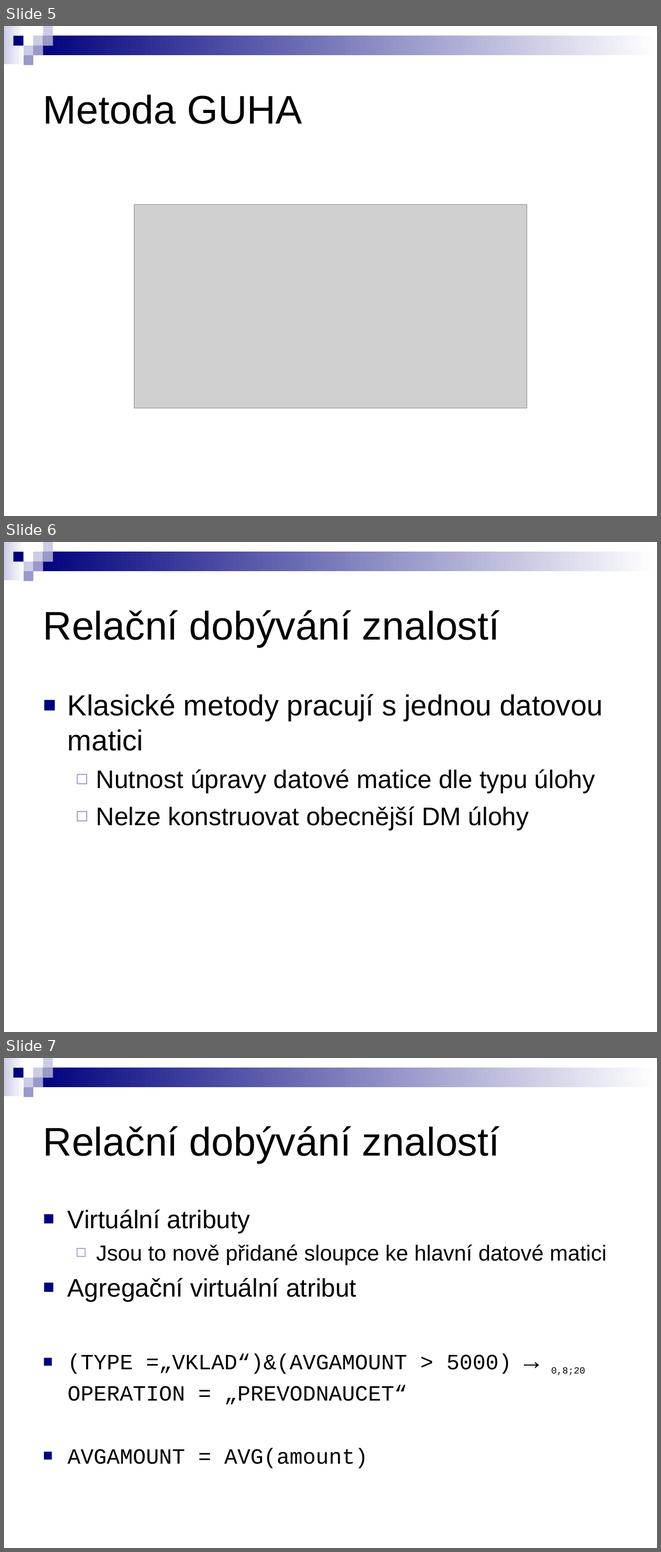
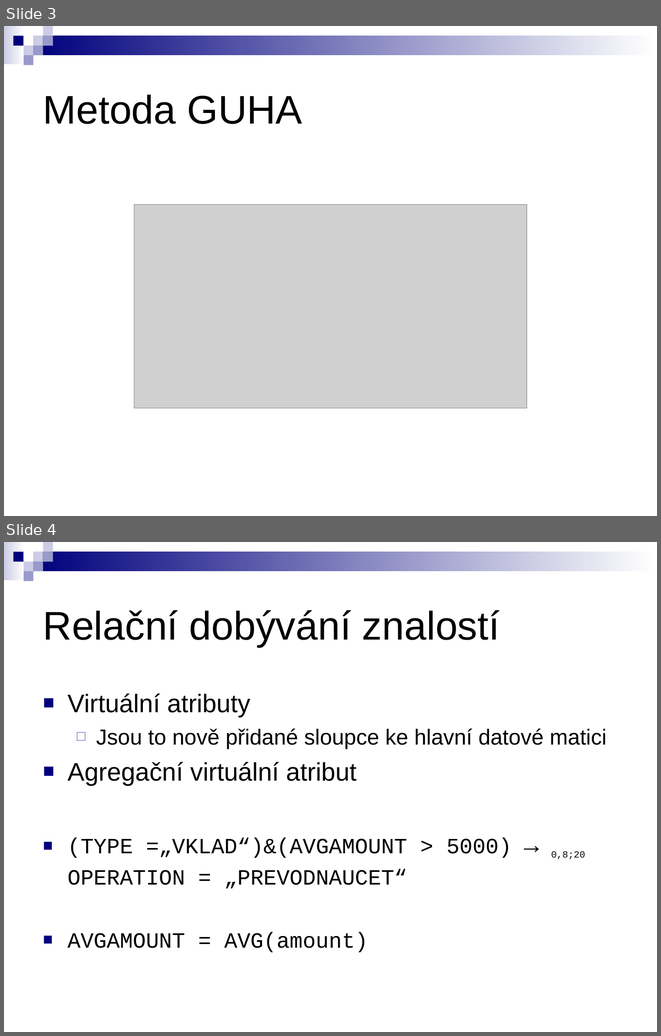
Before and after one commit to michalkovy/ferda, a slide deck: publications/diplomky/kuzmos/Prezentace/Relační GUHA procedury.ppt. Shown one above the other, each under a label of ours: slides 5, 6 and 7 before the commit, slides 3 and 4 after it. The pictures are 661x1552 and 661x1036 pixels, drawn with LibreOffice and Linux fonts; fonts in the diff are those of the drawing; grey boxes stand for pictures. Boxes give left, top, right and bottom in pixels: in the first picture for what was removed or moved away, otherwise in the second. Text is boxed around its words. In the diff, an @@ line names an element or a change of style, - is before the commit and + after.

```diff
--- a/publications/diplomky/kuzmos/Prezentace/Relační GUHA procedury.ppt
+++ b/publications/diplomky/kuzmos/Prezentace/Relační GUHA procedury.ppt
@@ slide 6 removed at box(4, 542, 657, 1032), background #FFFFFF; not listed: 9 template elements that a slide beside it also shows @@
@@ title removed at box(43, 610, 500, 647) @@
-Relační dobývání znalostí
@@ text removed at box(68, 694, 603, 830) @@
-■ Klasické metody pracují s jednou datovou matici
-  ◻ Nutnost úpravy datové matice dle typu úlohy
-  ◻ Nelze konstruovat obecnější DM úlohy
@@ what was slide 5 is now slide 3 @@
@@ what was slide 7 is now slide 4 @@
```
Also in this commit, not shown: 2 other slides removed.
